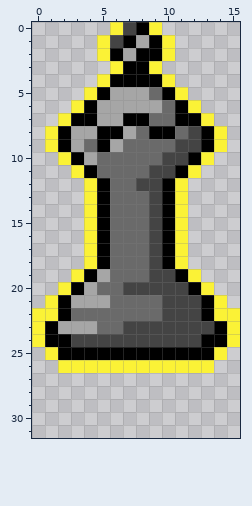
Two states of a pixel-art sprite, assets/textures/selected_figures/king.png. Above is the file before it was changed.
The file is 16x32 pixels.
The result:
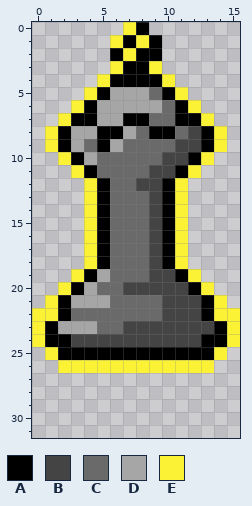
Palette (. is transparent): A #000000  B #444444  C #6a6a6a  D #a6a6a6  E #fbf236
Changes in this commit:
Changed rows in their new state; - is an unchanged pixel.
first column x 5:
 0 -.E-.-
 1 .E-E-.
 2 .-E--.
